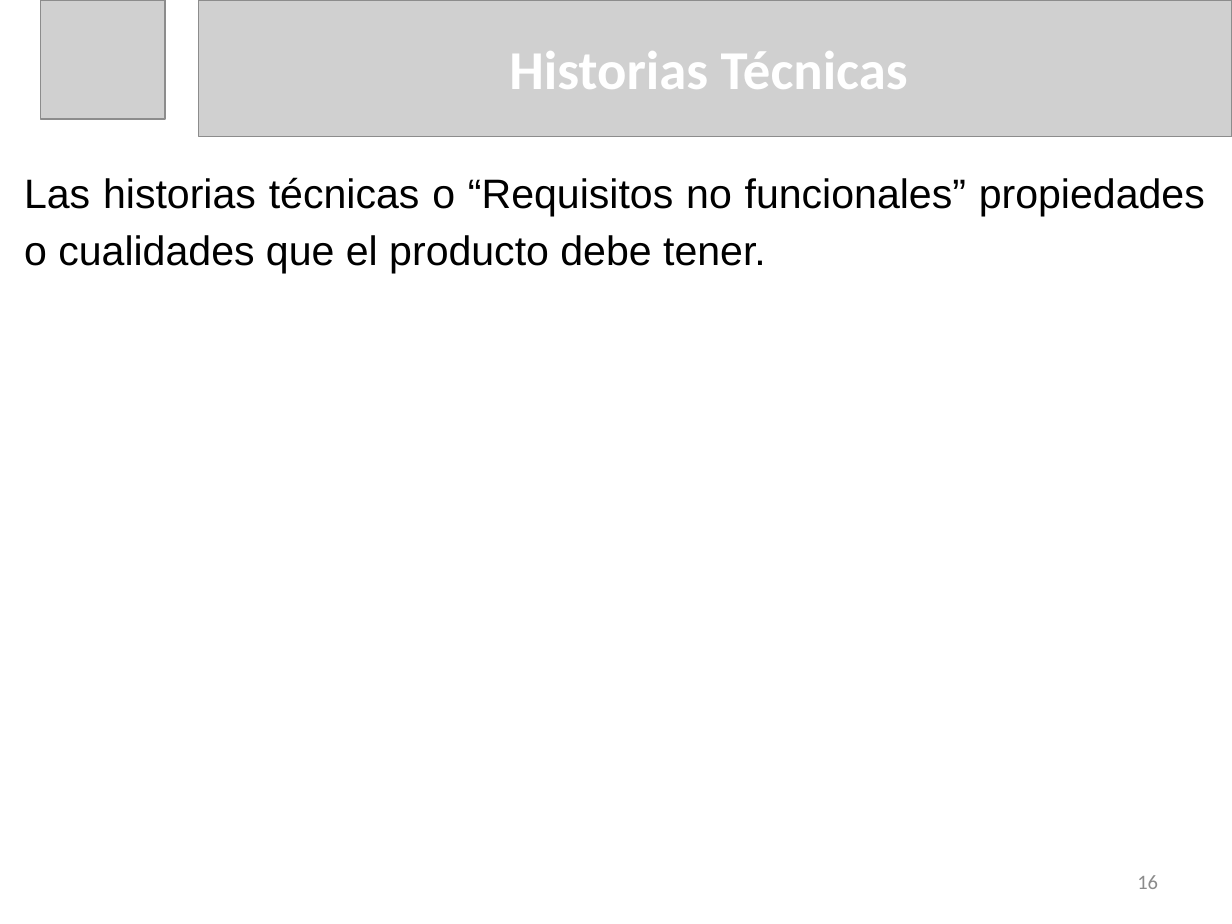
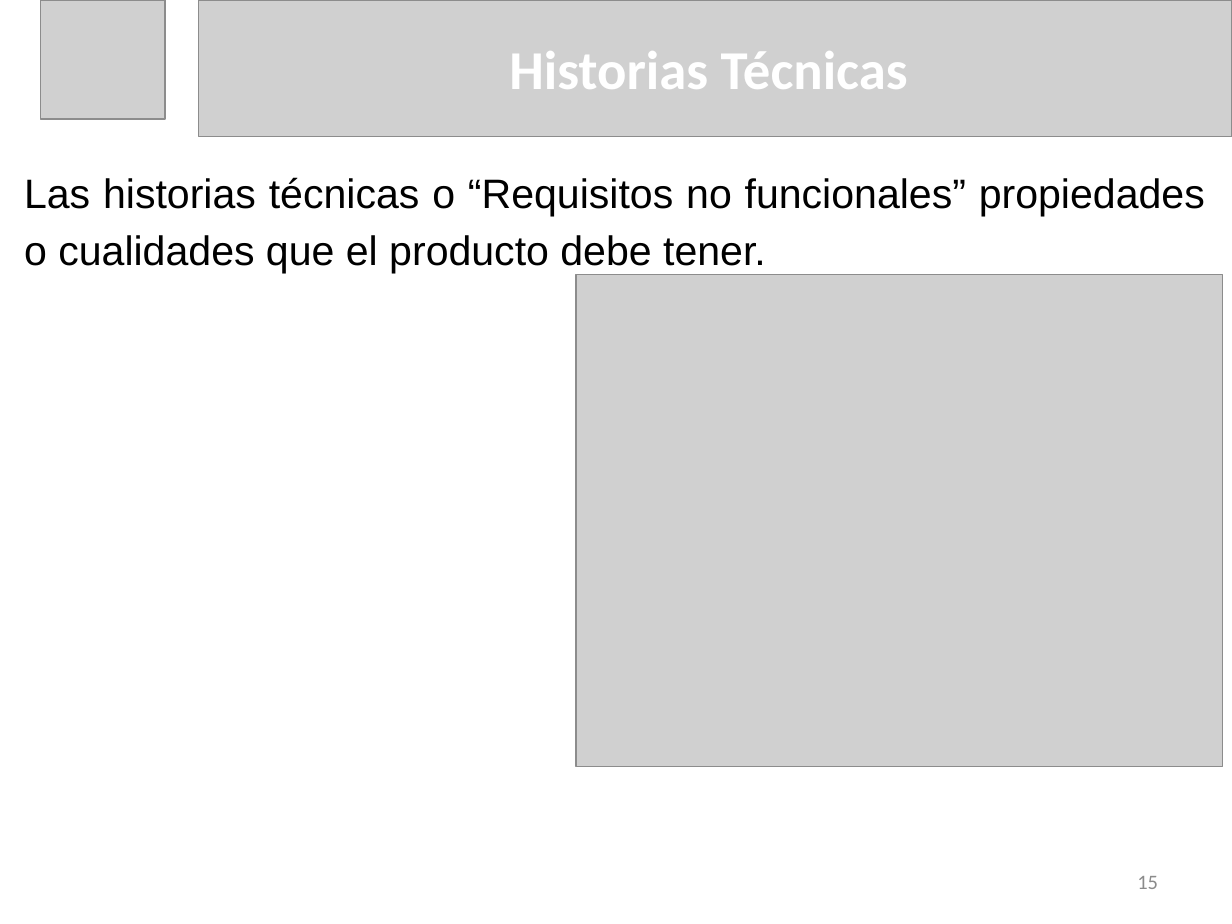
Before and after one commit to dariel-cabrera/MoreCoasts, a slide deck: slide 15 of DOC/Presentacion de Tesis Dariel Cabrera Lopez.pptx (slide 16 before the commit). Drawn at 1232x924 pixels with LibreOffice and Linux fonts; fonts in the diff are those of the drawing; grey boxes stand for pictures. Boxes give left, top, right and bottom in pixels: in the first picture for what was removed or moved away, otherwise in the second. Text is boxed around its words. In the diff, an @@ line names an element or a change of style, - is before the commit and + after.

```diff
--- a/DOC/Presentacion de Tesis Dariel Cabrera Lopez.pptx
+++ b/DOC/Presentacion de Tesis Dariel Cabrera Lopez.pptx
@@ picture added at [577,275,1223,768] @@
@@ page number at [1137,876,1158,889]: text changed @@
-16
+15
```
Also in this commit, not shown: 3 other slides changed, 6 slides added, 7 slides removed, 12 other files.
